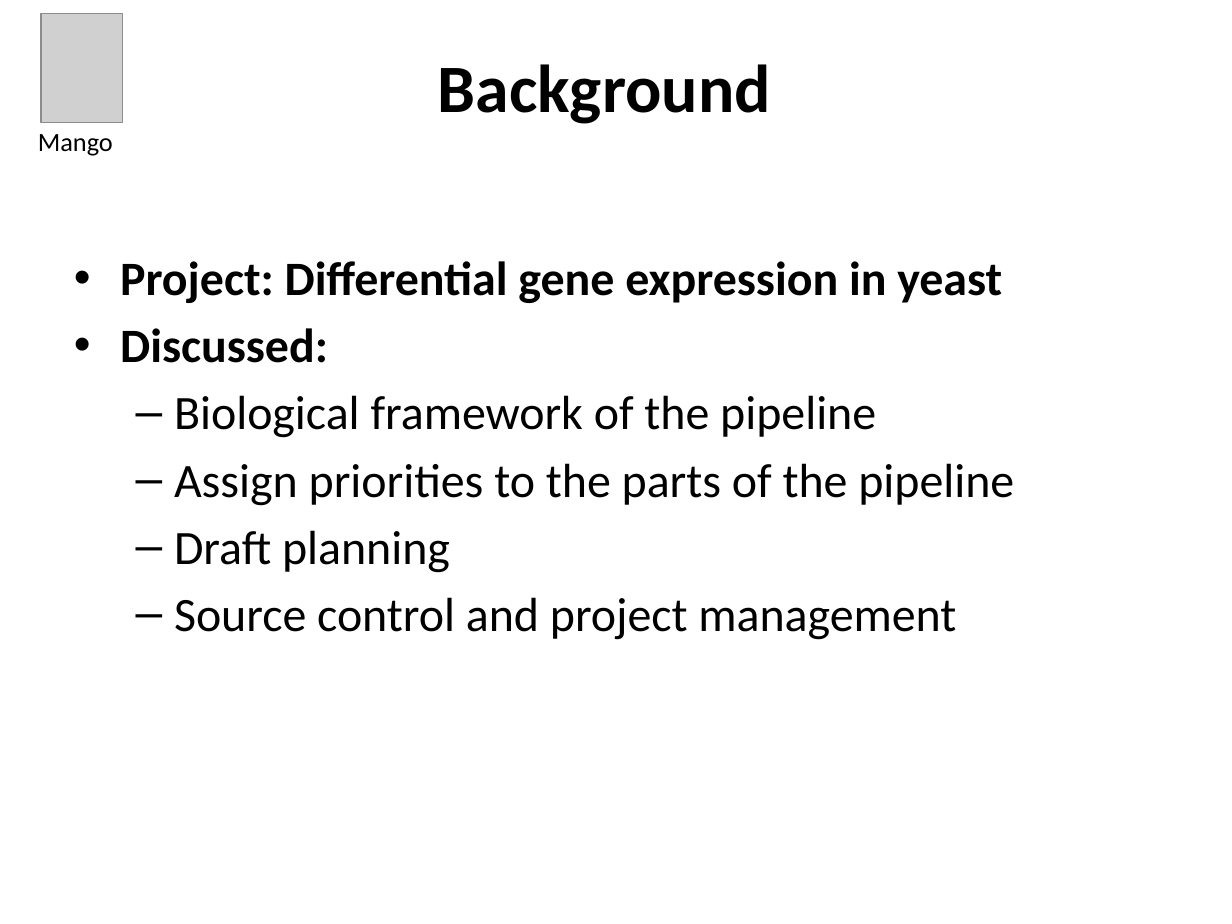
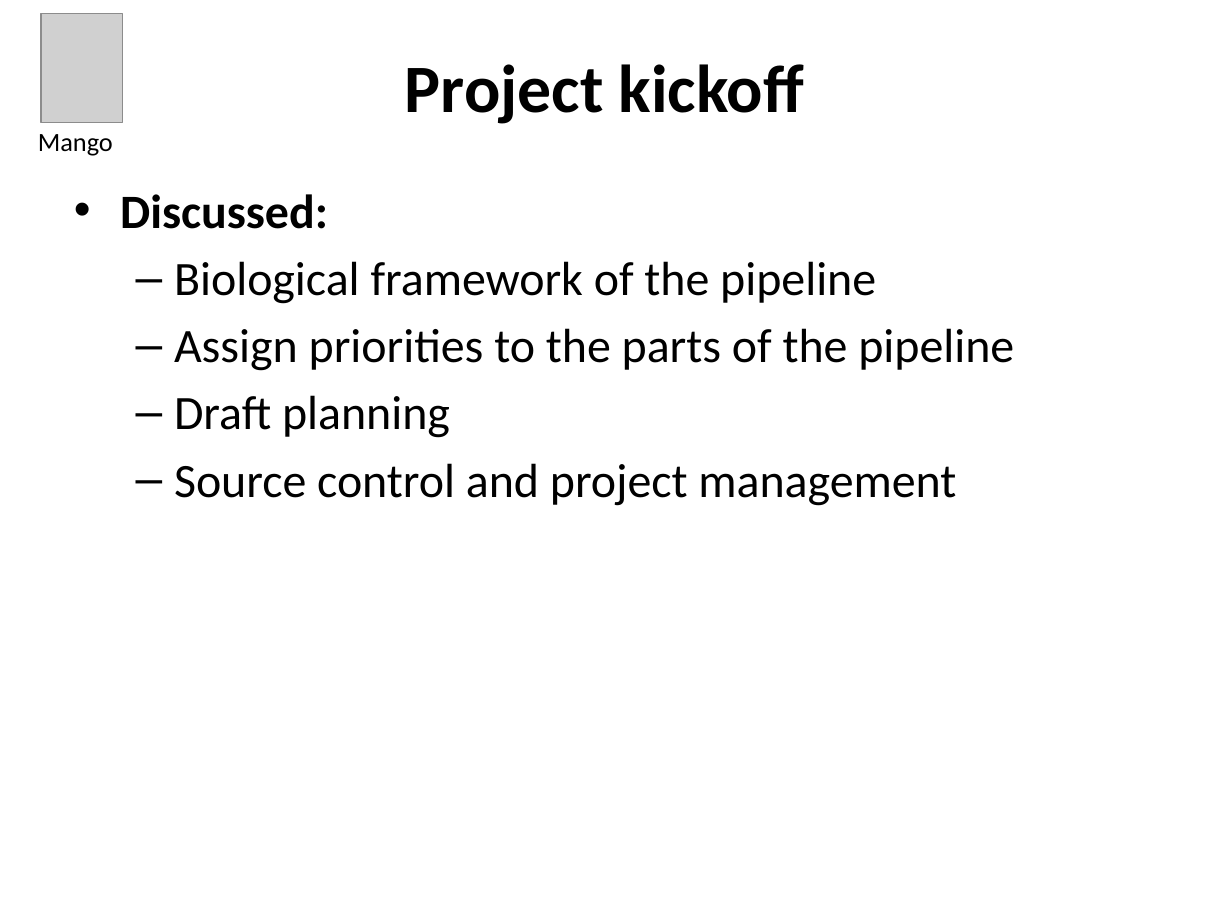
Before and after one commit to Bioinformatics-Mango/Bioinformatics, a slide deck: slide 4 of Presentations/Projectplan - planning and progress.pptx (slide 3 before the commit). Drawn at 1232x924 pixels with LibreOffice and Linux fonts; fonts in the diff are those of the drawing; grey boxes stand for pictures. Boxes give left, top, right and bottom in pixels: in the first picture for what was removed or moved away, otherwise in the second. Text is boxed around its words. In the diff, an @@ line names an element or a change of style, - is before the commit and + after.

```diff
--- a/Presentations/Projectplan - planning and progress.pptx
+++ b/Presentations/Projectplan - planning and progress.pptx
@@ title at [405, 64, 804, 124]: text changed @@
-Background
+Project kickoff
@@ text at [120, 261, 1002, 303]: paragraph removed @@
-• Project: Differential gene expression in yeast
```
Also in this commit, not shown: 2 other slides changed, 1 slide added.
